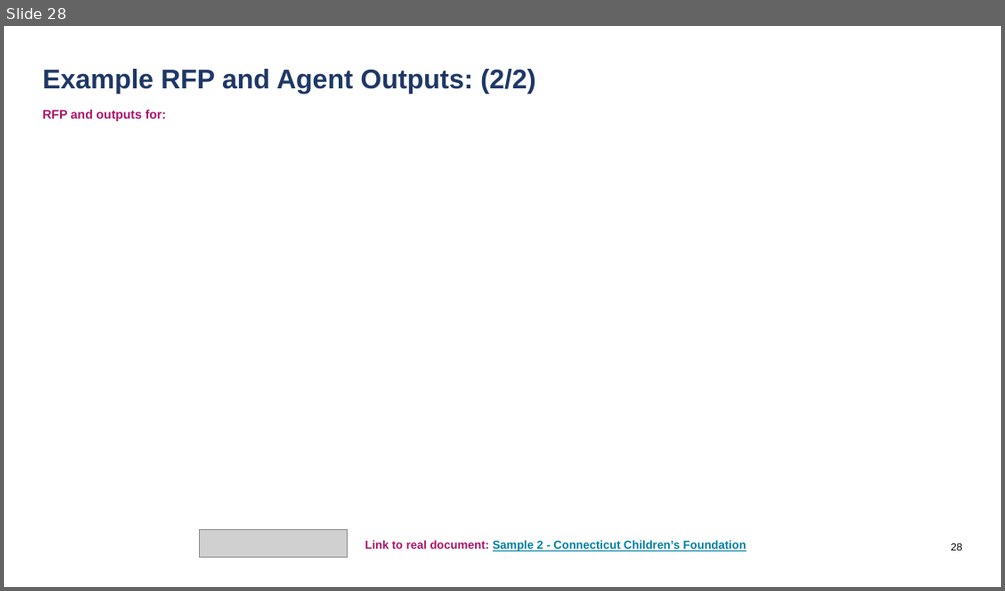
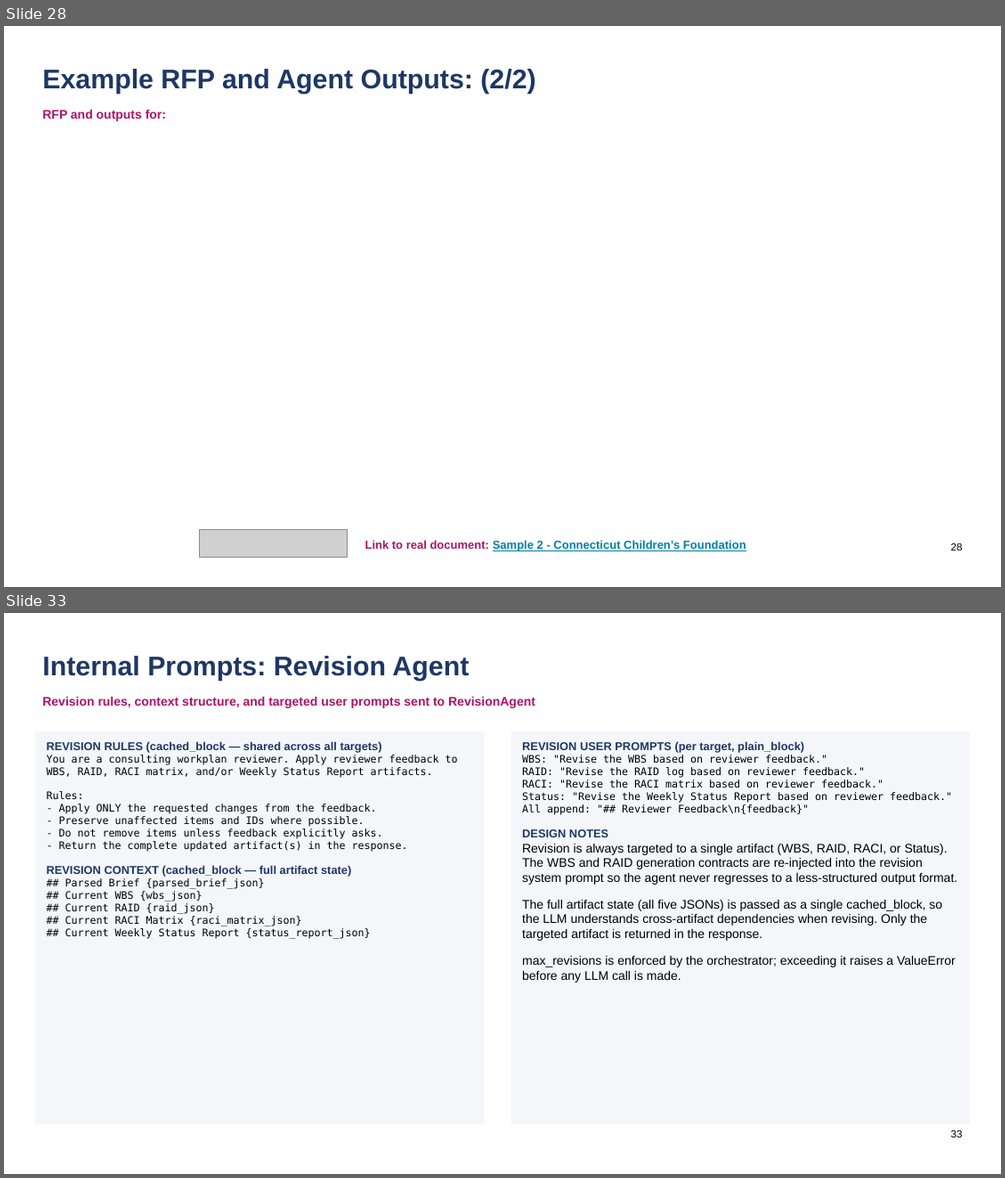
Before and after one commit to sohenpatel22/Consulting-Workplan-Agent, a slide deck: APS1049 Team 2 Final Presentation.pptx. Shown one above the other, each under a label of ours: slide 28 before the commit, slides 28 and 33 after it; the slides between them are not shown. The pictures are 1005x591 and 1005x1178 pixels, drawn with LibreOffice and Linux fonts; fonts in the diff are those of the drawing; grey boxes stand for pictures; background and template pictures are left out. Boxes give left, top, right and bottom in pixels: in the first picture for what was removed or moved away, otherwise in the second. Text is boxed around its words. In the diff, an @@ line names an element or a change of style, - is before the commit and + after.

```diff
--- a/APS1049 Team 2 Final Presentation.pptx
+++ b/APS1049 Team 2 Final Presentation.pptx
@@ slide 33 added at bbox=[4, 613, 1001, 1174], background #FFFFFF @@
@@ title added at bbox=[42, 656, 469, 681], 26 pt, text #1E3765, bold @@
+Internal Prompts: Revision Agent
@@ text added at bbox=[42, 697, 535, 708], 12 pt, text #AB1368, bold @@
+Revision rules, context structure, and targeted user prompts sent to RevisionAgent
@@ rectangle added at bbox=[35, 732, 484, 1125], fill #F4F6FA, 10 pt, text #000000 @@
+REVISION RULES (cached_block — shared across all targets)
+You are a consulting workplan reviewer. Apply reviewer feedback to WBS, RAID, RACI matrix, and/or Weekly Status Report artifacts.
+Rules:
+- Apply ONLY the requested changes from the feedback.
+- Preserve unaffected items and IDs where possible.
+- Do not remove items unless feedback explicitly asks.
+- Return the complete updated artifact(s) in the response.
+REVISION CONTEXT (cached_block — full artifact state)
+## Parsed Brief {parsed_brief_json}
+## Current WBS {wbs_json}
+## Current RAID {raid_json}
+## Current RACI Matrix {raci_matrix_json}
+## Current Weekly Status Report {status_report_json}
@@ rectangle added at bbox=[511, 732, 971, 1125], fill #F4F6FA, 12 pt, text #000000 @@
+REVISION USER PROMPTS (per target, plain_block)
+WBS: "Revise the WBS based on reviewer feedback."
+RAID: "Revise the RAID log based on reviewer feedback."
+RACI: "Revise the RACI matrix based on reviewer feedback."
+Status: "Revise the Weekly Status Report based on reviewer feedback."
+All append: "## Reviewer Feedback\n{feedback}"
+DESIGN NOTES
+Revision is always targeted to a single artifact (WBS, RAID, RACI, or Status). The WBS and RAID generation contracts are re-injected into the revision system prompt so the agent never regresses to a less-structured output format.
+The full artifact state (all five JSONs) is passed as a single cached_block, so the LLM understands cross-artifact dependencies when revising. Only the targeted artifact is returned in the response.
+max_revisions is enforced by the orchestrator; exceeding it raises a ValueError before any LLM call is made.
@@ page number added at bbox=[951, 1130, 963, 1137], 10 pt, text #000000 @@
+33
```
Also in this commit, not shown: 4 other slides added, 9 other files.
